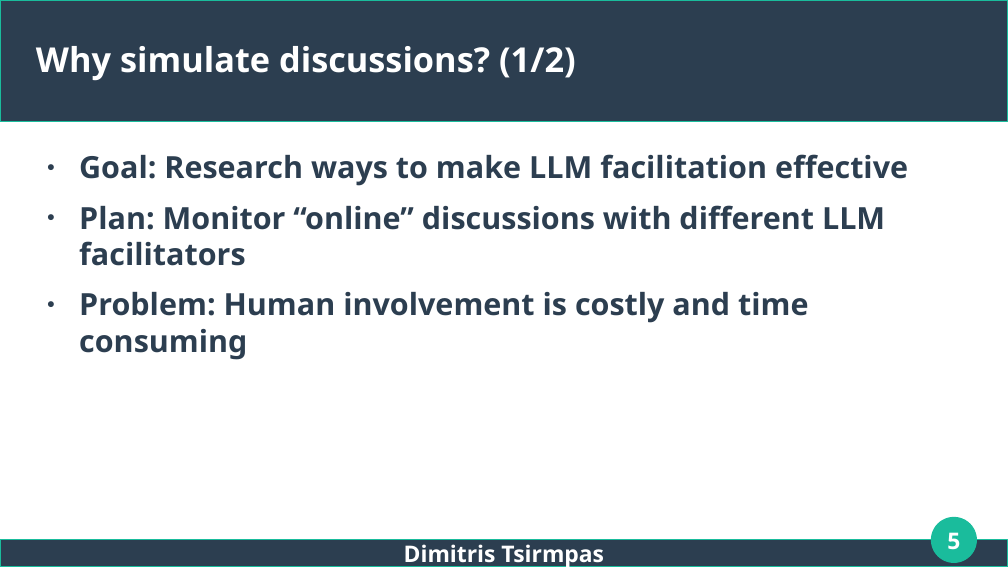
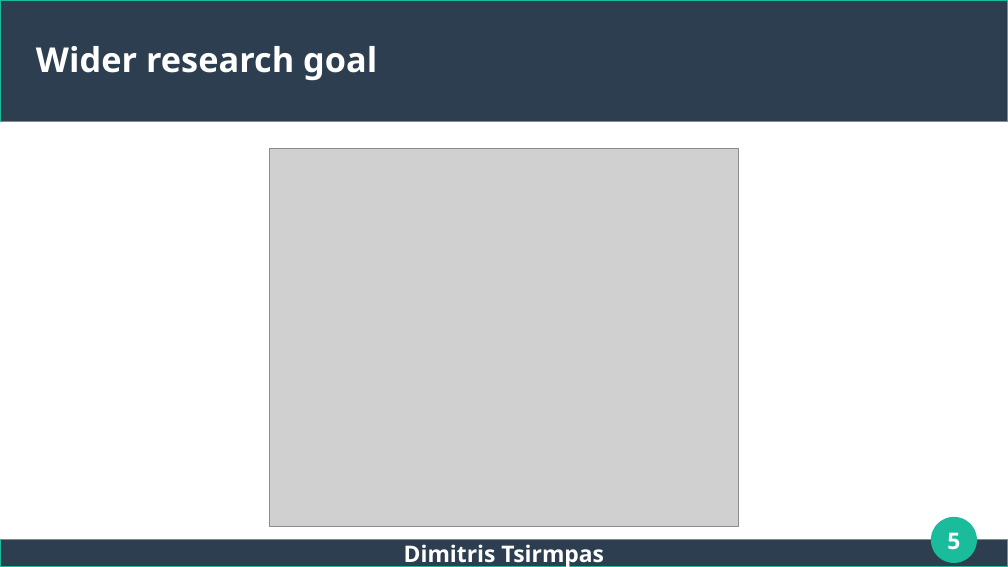
Before and after one commit to dimits-ts/llm_moderation_research, a slide deck: slide 5 of presentations/thesis.odp. Drawn at 1008x567 pixels with LibreOffice and Linux fonts; fonts in the diff are those of the drawing; grey boxes stand for pictures. Boxes give left, top, right and bottom in pixels: in the first picture for what was removed or moved away, otherwise in the second. Text is boxed around its words. In the diff, an @@ line names an element or a change of style, - is before the commit and + after.

```diff
--- a/presentations/thesis.odp
+++ b/presentations/thesis.odp
@@ title at (36, 46, 377, 81): text changed @@
-Why simulate discussions? (1/2)
+Wider research goal
@@ picture added at (270, 148, 739, 526) @@
@@ text removed at (79, 154, 908, 360) @@
-● Goal: Research ways to make LLM facilitation effective
-● Plan: Monitor “online” discussions with different LLM facilitators
-● Problem: Human involvement is costly and time consuming
```
Also in this commit, not shown: 5 other slides changed, 2 slides added.
